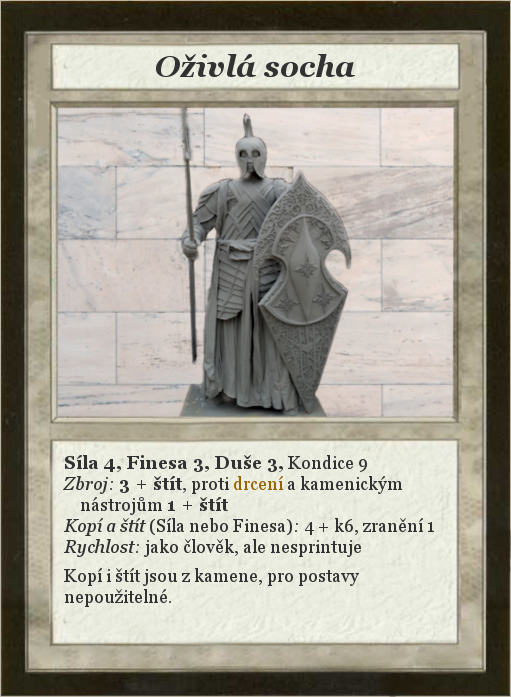
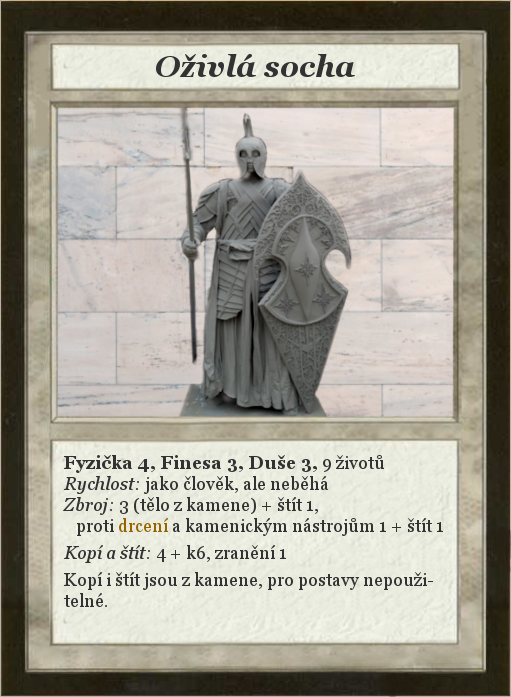
Before/after of a 511x697 layered artwork. What changed in the layer stack:
renamed "Síla 4, Finesa 3, Duše 3, Kond..." to "Fyzička 4, Finesa 3, Duše 3, 9...", painted on it over [63, 455, 443, 607]
